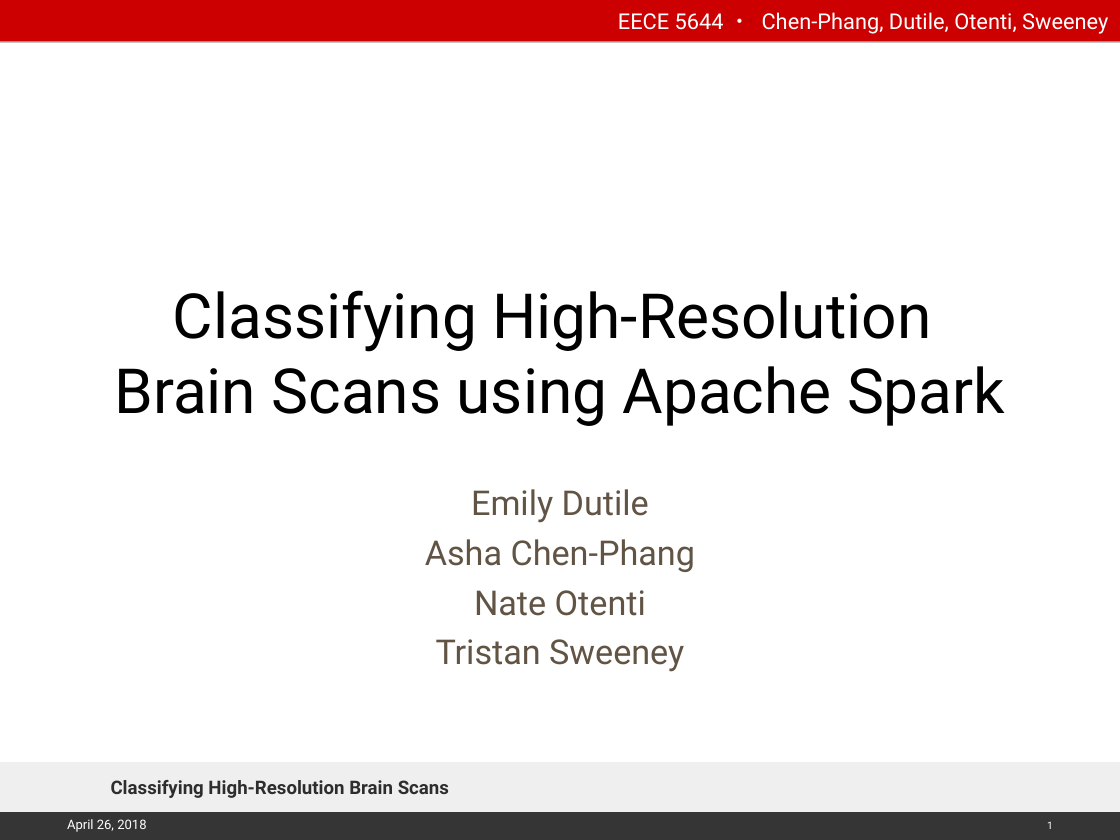
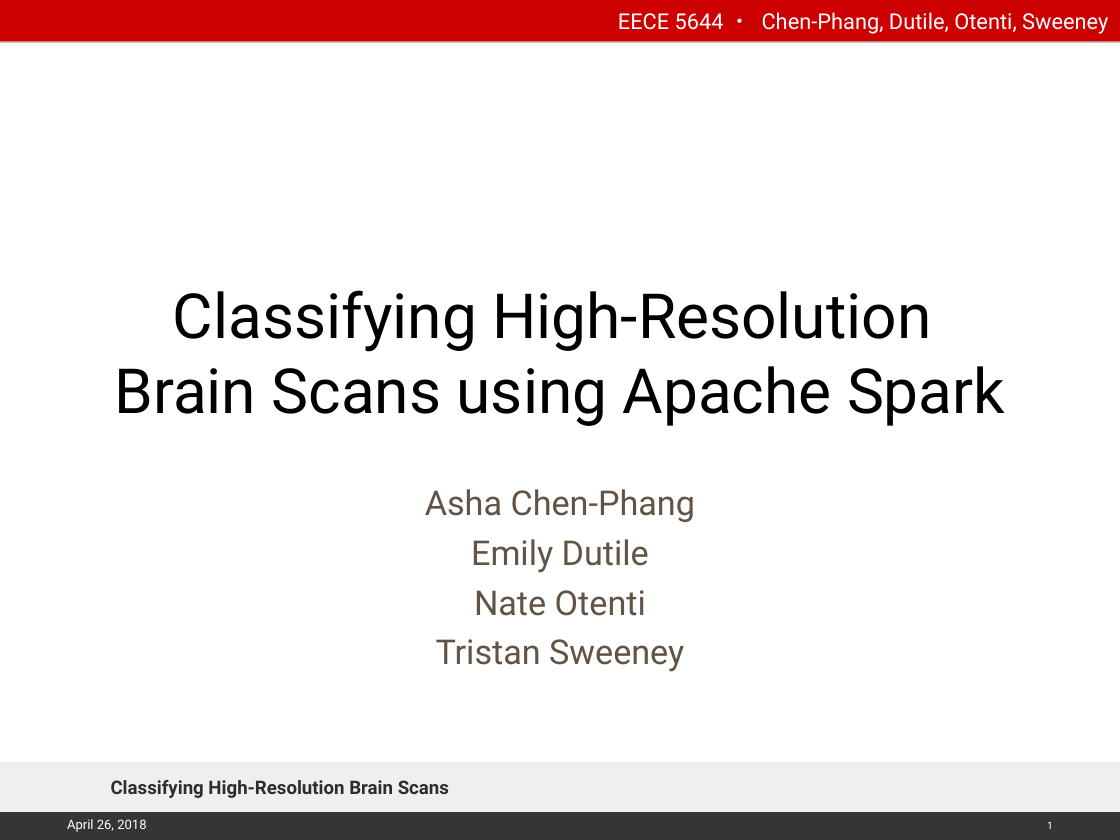
Before and after one commit to emily-jean/ml-brains, a slide deck: slide 1 of presentation/Chenphang-Asha-Dutile-Emily-Otenti-Nate-Sweeney-Tristan-talk.ppt. Drawn at 1120x840 pixels with LibreOffice and Linux fonts; fonts in the diff are those of the drawing; background and template pictures are left out. Boxes give left, top, right and bottom in pixels: in the first picture for what was removed or moved away, otherwise in the second. Text is boxed around its words. In the diff, an @@ line names an element or a change of style, - is before the commit and + after.

Commit message:
presentation tweak

```diff
--- a/presentation/Chenphang-Asha-Dutile-Emily-Otenti-Nate-Sweeney-Tristan-talk.ppt
+++ b/presentation/Chenphang-Asha-Dutile-Emily-Otenti-Nate-Sweeney-Tristan-talk.ppt
@@ subtitle at box(425, 489, 695, 522): paragraph added @@
+Asha Chen-Phang
@@ subtitle at box(425, 539, 695, 572): paragraph removed @@
-Asha Chen-Phang
```
Also in this commit, not shown: 1 other slide changed.
